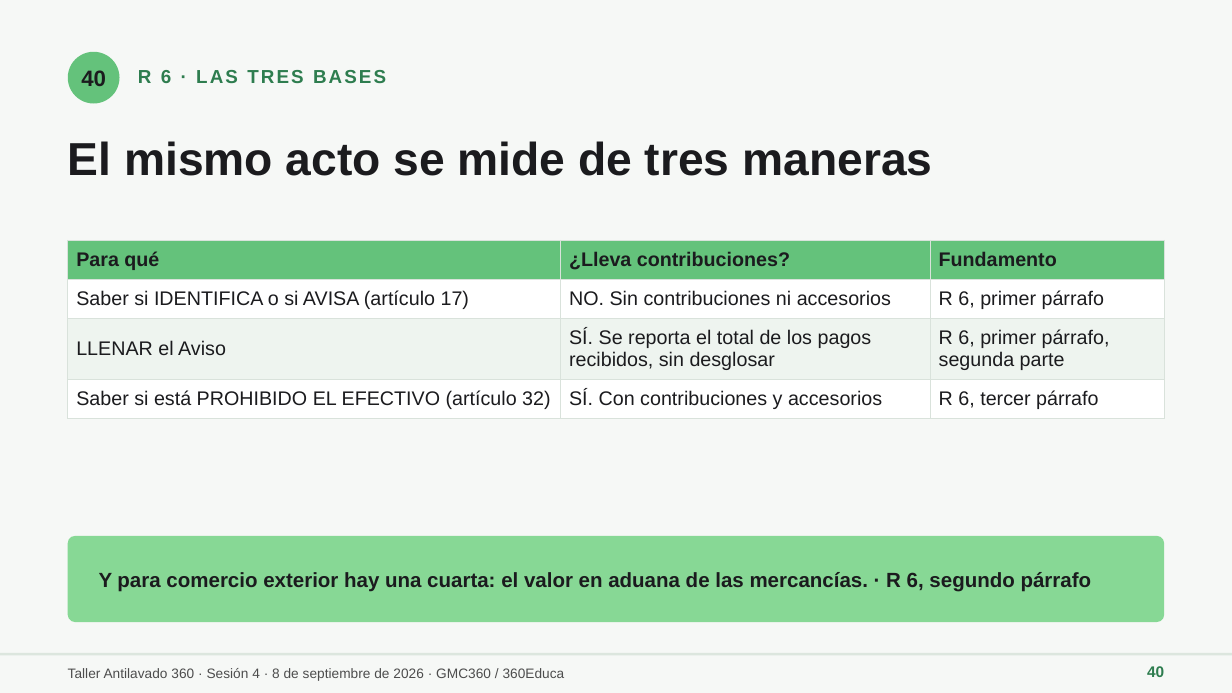
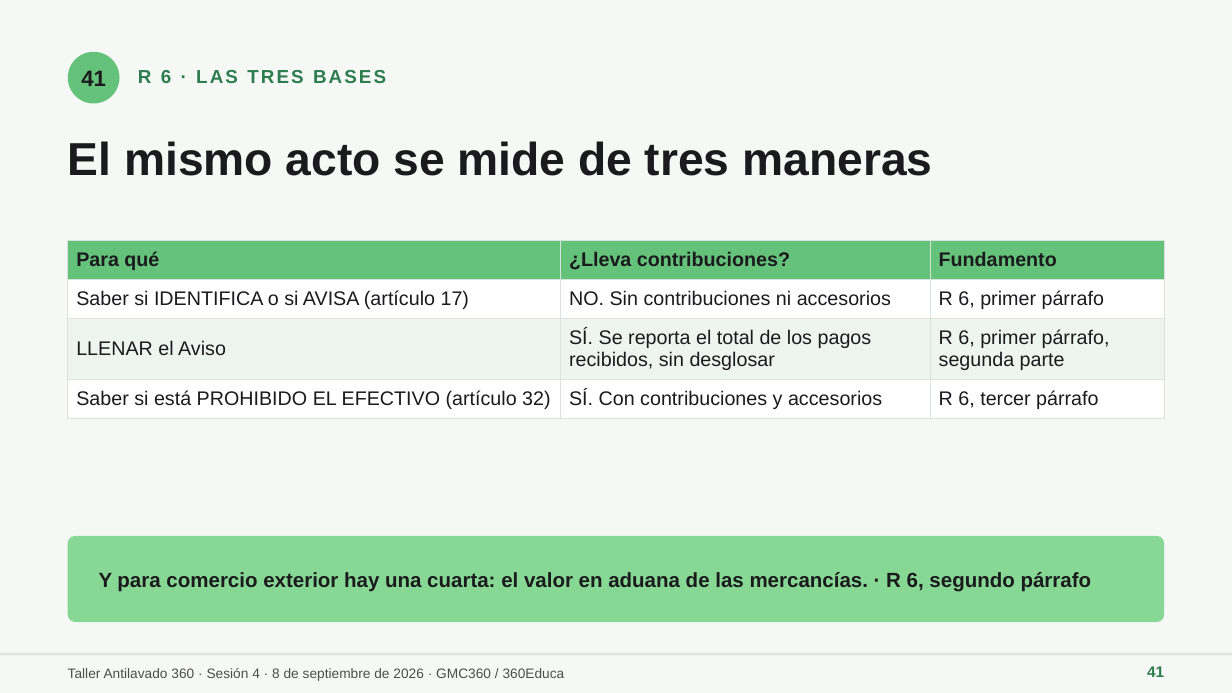
Before and after one commit to maribelvazquez/S01-TAV-IDENTIFICACION, a slide deck: slide 41 of s04/descargables/S04_ALU_01_Presentacion.pptx (slide 40 before the commit). Drawn at 1232x693 pixels with LibreOffice and Linux fonts; fonts in the diff are those of the drawing. Boxes give left, top, right and bottom in pixels: in the first picture for what was removed or moved away, otherwise in the second. Text is boxed around its words. In the diff, an @@ line names an element or a change of style, - is before the commit and + after.

```diff
--- a/s04/descargables/S04_ALU_01_Presentacion.pptx
+++ b/s04/descargables/S04_ALU_01_Presentacion.pptx
@@ text at (81,70,106,86): text changed @@
-40
+41
@@ text at (1147,666,1164,677): text changed @@
-40
+41
```
Also in this commit, not shown: 7 other slides changed, 1 slide added, 3 other files.
